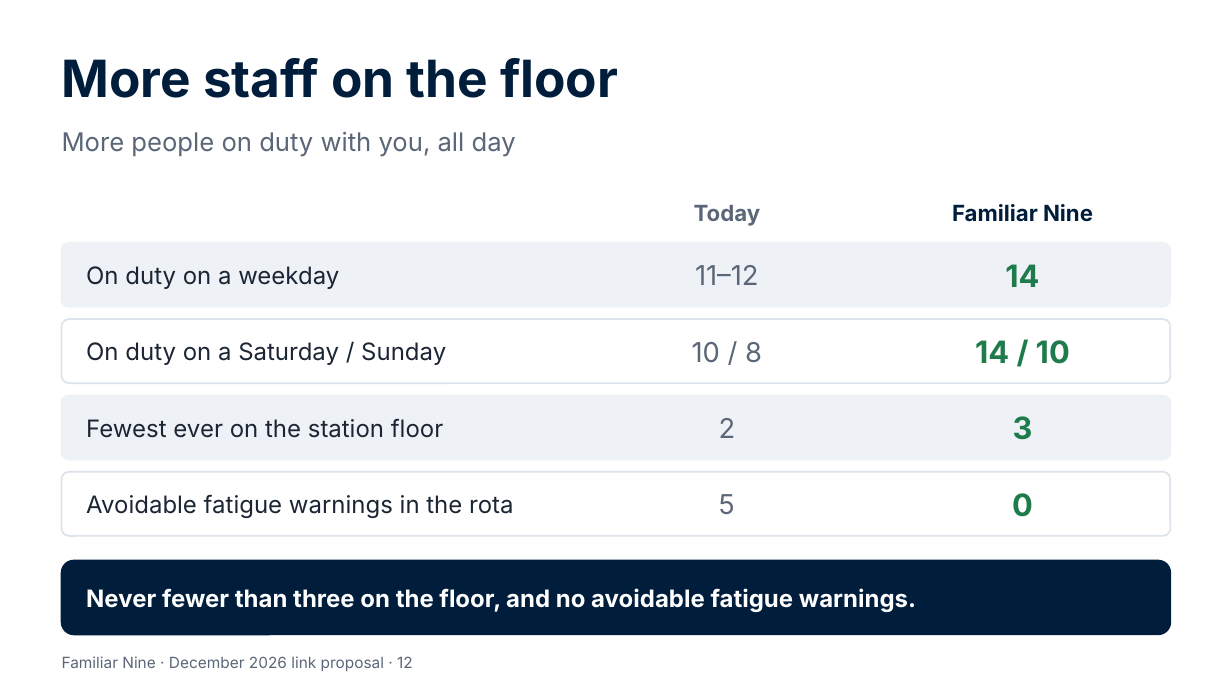
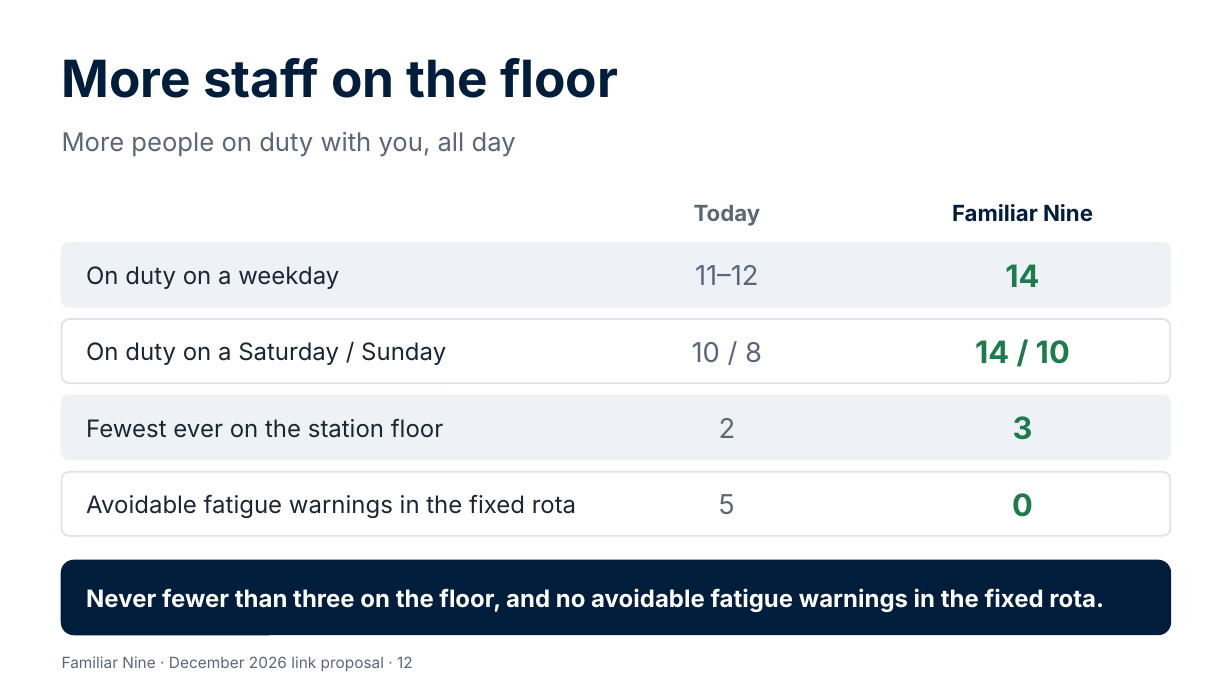
Before and after one commit to Garethdavidmiller/roster-app, a slide deck: slide 12 of docs/proposals/presentations/Familiar-Nine-for-colleagues.pptx. Drawn at 1232x693 pixels with LibreOffice and Linux fonts; fonts in the diff are those of the drawing. Boxes give left, top, right and bottom in pixels: in the first picture for what was removed or moved away, otherwise in the second. Text is boxed around its words. In the diff, an @@ line names an element or a change of style, - is before the commit and + after.

```diff
--- a/docs/proposals/presentations/Familiar-Nine-for-colleagues.pptx
+++ b/docs/proposals/presentations/Familiar-Nine-for-colleagues.pptx
@@ text at box(86, 494, 576, 518): text changed @@
-Avoidable fatigue warnings in the rota
+Avoidable fatigue warnings in the fixed rota
@@ text at box(86, 588, 1104, 612): text changed @@
-Never fewer than three on the floor, and no avoidable fatigue warnings.
+Never fewer than three on the floor, and no avoidable fatigue warnings in the fixed rota.
```
Also in this commit, not shown: 6 other slides changed, 19 other files.
